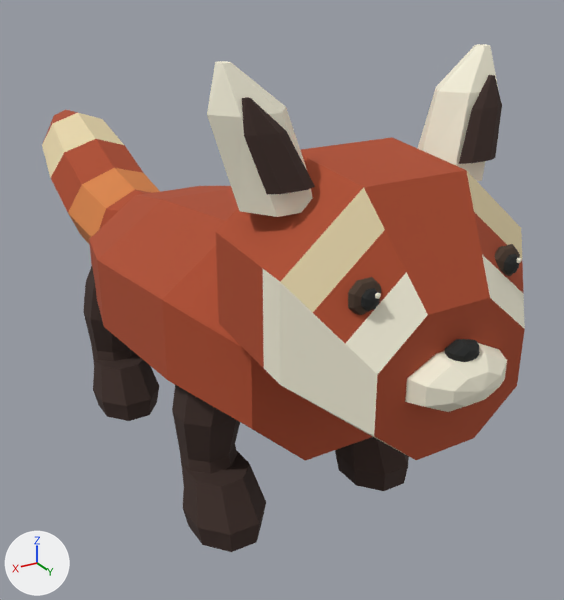
An edit to the glTF model public/models/safari/RedPanda.gltf, drawn before and after from the same camera.
The view is the same before and after, from a 50 mm lens placed at (2.59, 5.06, 3.72), pointed at (-0.45, -0.02, 1.19). Lighting does not change. The marker at lower left points along +X, +Y and +Z. The first picture is the older version. Vertices at exactly the same position are counted once.

Objects in the first picture: 'AnimalSkin'.
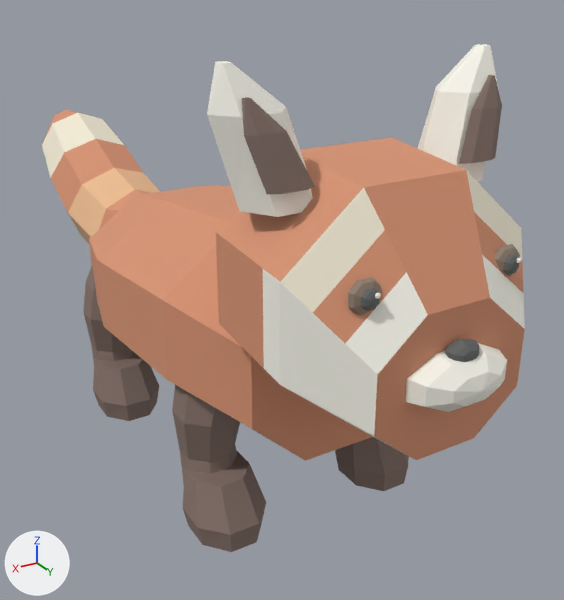
What differs and where, as boxes [x1, y1, x2, y2] in the pictures (564 x 600 px):
part 1 of me_redpandaskin, recoloured
    both: [83, 75, 520, 552]
part 2 of me_redpandaskin, recoloured (brown to beige)
    both: [43, 110, 525, 461]
part 3 of me_redpandaskin, recoloured (pale yellow to white)
    both: [42, 44, 525, 456]
part 4 of me_redpandaskin, recoloured
    both: [361, 254, 520, 362]

Diff of the bpy script that builds the scene:
```diff
--- a/public/models/safari/RedPanda.gltf.py
+++ b/public/models/safari/RedPanda.gltf.py
@@ me_redpandaskin @@
 me_redpandaskin.from_pydata(...)  # 1090 vertices, 2152 faces; spans x -0.95..0.95, y -3.75..2.66, z 0.09..3.29
 # used by ob_animalskin; location = (0.0, 0.0, 0.0)
+# me_redpandaskin part 1: 970 faces centred in x -0.9..0.9, y -1.56..2.32, z 0.09..3.14 are repainted in the vertex colours; the middle colour goes from brown #3d2b25 to brown #86726a
+# me_redpandaskin part 2: 485 faces centred in x -0.94..0.94, y -3.74..2.45, z 0.89..2.78 are repainted in the vertex colours; the middle colour goes from brown #af4c2c to beige #d89473
+# me_redpandaskin part 3: 420 faces centred in x -0.9..0.9, y -3.2..2.66, z 1.41..3.29 are repainted in the vertex colours; the middle colour goes from pale yellow #f6f1db to white #fbf9ee
+# me_redpandaskin part 4: 277 faces centred in x -0.52..0.52, y 2.33..2.57, z 1.91..2.31 are repainted in the vertex colours; the middle colour goes from black #202221 to dark grey #636665
 me_redpandaskin.materials.append(mat_safarivertexcolors)
```
